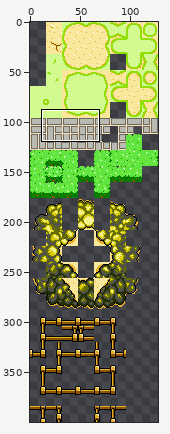
One commit to this sprite sheet: assets/images/tilesets/exteriorTiles.png. The first picture is a wide view before the edit; the outline marks the close-up.
Close-up. Before the commit:
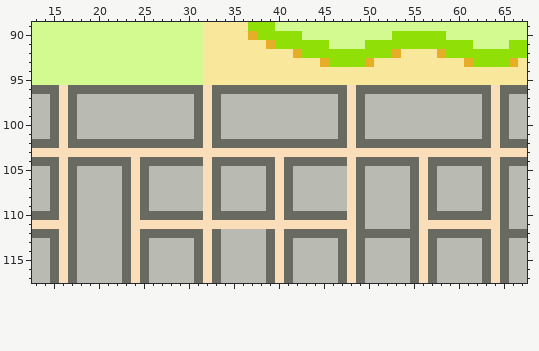
The file is 128x400 pixels. Shown: x 13..67, y 89..117.
New version:
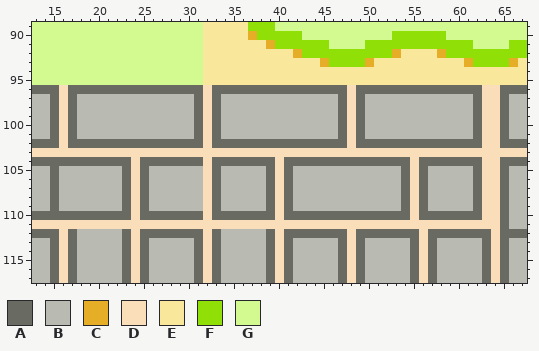
Palette (. is transparent): A #696b63  B #b9bbb3  C #e6ad27  D #fadeb9  E #f9e89b  F #90df07  G #d3fa91
From old to new:
@@ x 13..67 @@
  95 GGGGGGGGGGGGGGGGGGGEEEEEEEEEEEEEEEEEEEEEEEEEEEEEEEEEEEE
- 96 AAADAAAAAAAAAAAAAAADAAAAAAAAAAAAAAADAAAAAAAAAAAAAAADAAA
- 97 BBADABBBBBBBBBBBBBADABBBBBBBBBBBBBADABBBBBBBBBBBBBADABB
- 98 BBADABBBBBBBBBBBBBADABBBBBBBBBBBBBADABBBBBBBBBBBBBADABB
- 99 BBADABBBBBBBBBBBBBADABBBBBBBBBBBBBADABBBBBBBBBBBBBADABB
-100 BBADABBBBBBBBBBBBBADABBBBBBBBBBBBBADABBBBBBBBBBBBBADABB
-101 BBADABBBBBBBBBBBBBADABBBBBBBBBBBBBADABBBBBBBBBBBBBADABB
-102 AAADAAAAAAAAAAAAAAADAAAAAAAAAAAAAAADAAAAAAAAAAAAAAADAAA
+ 96 AAADAAAAAAAAAAAAAAADAAAAAAAAAAAAAAADAAAAAAAAAAAAAADDAAA
+ 97 BBADABBBBBBBBBBBBBADABBBBBBBBBBBBBADABBBBBBBBBBBBADDABB
+ 98 BBADABBBBBBBBBBBBBADABBBBBBBBBBBBBADABBBBBBBBBBBBADDABB
+ 99 BBADABBBBBBBBBBBBBADABBBBBBBBBBBBBADABBBBBBBBBBBBADDABB
+100 BBADABBBBBBBBBBBBBADABBBBBBBBBBBBBADABBBBBBBBBBBBADDABB
+101 BBADABBBBBBBBBBBBBADABBBBBBBBBBBBBADABBBBBBBBBBBBADDABB
+102 AAADAAAAAAAAAAAAAAADAAAAAAAAAAAAAAADAAAAAAAAAAAAAADDAAA
 103 DDDDDDDDDDDDDDDDDDDDDDDDDDDDDDDDDDDDDDDDDDDDDDDDDDDDDDD
-104 AAADAAAAAAADAAAAAAADAAAAAAADAAAAAAADAAAAAAADAAAAAAADAAA
-105 BBADABBBBBADABBBBBBDABBBBBADABBBBBBDABBBBBADABBBBBADABB
-106 BBADABBBBBADABBBBBBDABBBBBADABBBBBBDABBBBBADABBBBBADABB
-107 BBADABBBBBADABBBBBBDABBBBBADABBBBBBDABBBBBADABBBBBADABB
-108 BBADABBBBBADABBBBBBDABBBBBADABBBBBBDABBBBBADABBBBBADABB
-109 BBADABBBBBADABBBBBBDABBBBBADABBBBBBDABBBBBADABBBBBADABB
-110 AAADABBBBBADAAAAAAADAAAAAAADAAAAAAADABBBBBADAAAAAAADABB
-111 DDDDABBBBBADDDDDDDDDDDDDDDDDDDDDDDDDABBBBBADDDDDDDDDABB
+104 AAAAAAAAAAADAAAAAAADAAAAAAADAAAAAAAAAAAAAADAAAAAAADDAAA
+105 BBABBBBBBBADABBBBBBDABBBBBADABBBBBBBBBBBBADABBBBBADDABB
+106 BBABBBBBBBADABBBBBBDABBBBBADABBBBBBBBBBBBADABBBBBADDABB
+107 BBABBBBBBBADABBBBBBDABBBBBADABBBBBBBBBBBBADABBBBBADDABB
+108 BBABBBBBBBADABBBBBBDABBBBBADABBBBBBBBBBBBADABBBBBADDABB
+109 BBABBBBBBBADABBBBBBDABBBBBADABBBBBBBBBBBBADABBBBBADDABB
+110 AAAAAAAAAAADAAAAAAADAAAAAAADAAAAAAAAAAAAAADAAAAAAADDABB
+111 DDDDDDDDDDDDDDDDDDDDDDDDDDDDDDDDDDDDDDDDDDDDDDDDDDDDABB
 112 AAADABBBBBADAAAAAAADABBBBBADAAAAAAADAAAAAAADAAAAAAADAAA
